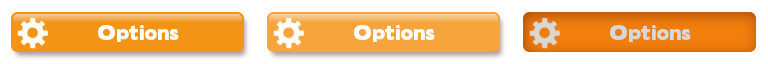
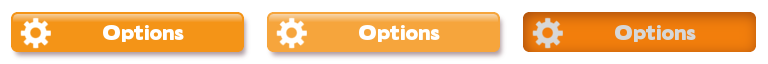
Layer changes from the first w=768, h=64 image to the second:
removed layer "Options" over [98, 25, 691, 42]
painted on "Layer #2" over [17, 17, 696, 49]
